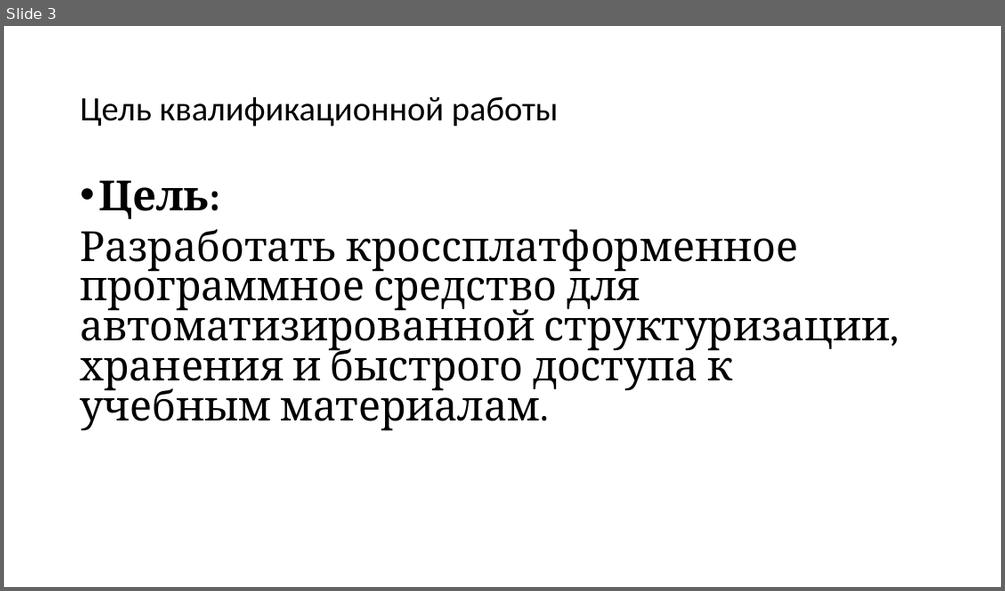
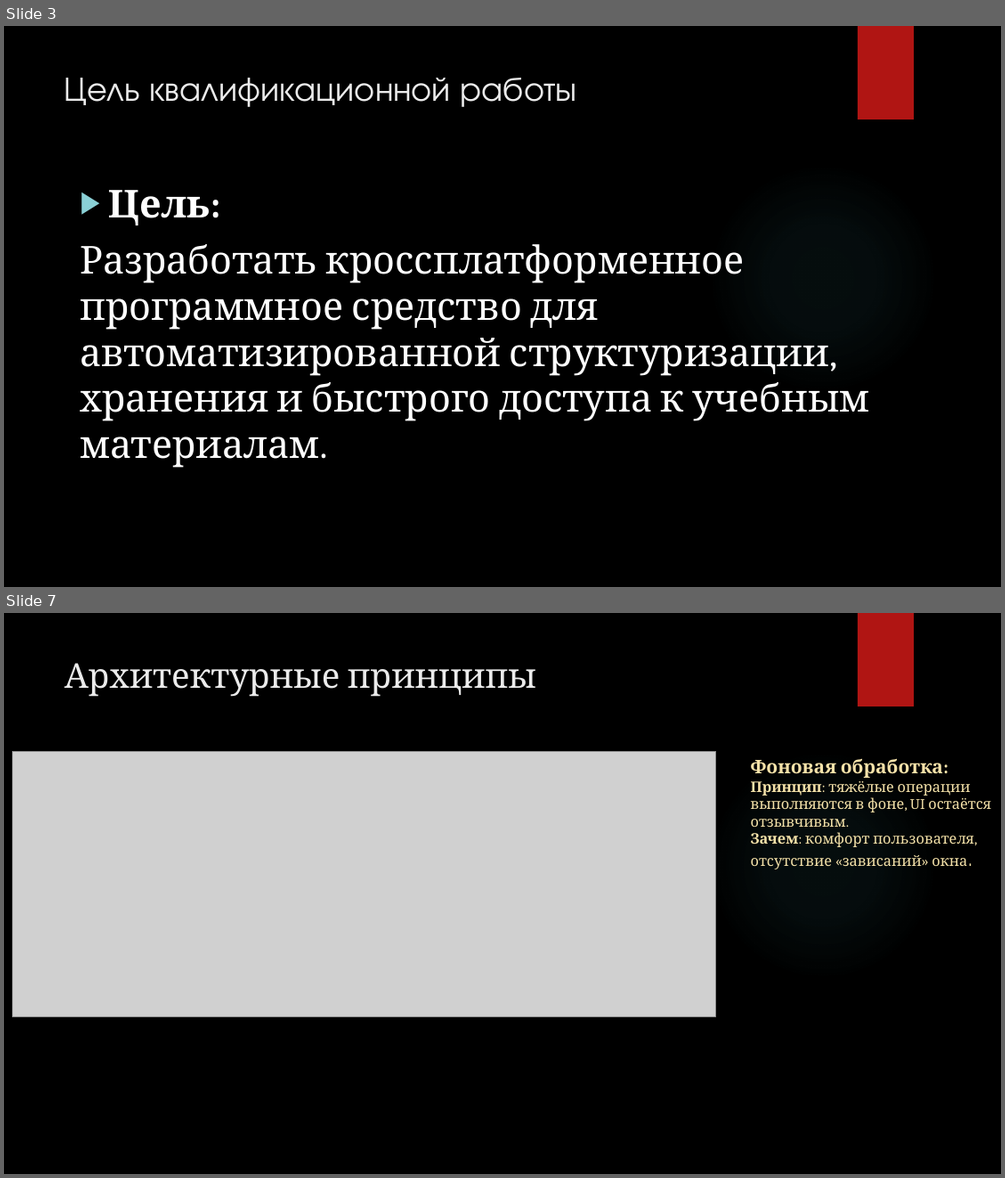
Before and after one commit to Ratilife/cheat_sheet5, a slide deck: docs/Диплом/Оригинал/Презинтация диплома.pptx. Shown one above the other, each under a label of ours: slide 3 before the commit, slides 3 and 7 after it; the slides between them are not shown. The pictures are 1005x591 and 1005x1178 pixels, drawn with LibreOffice and Linux fonts; fonts in the diff are those of the drawing; grey boxes stand for pictures; background and template pictures are left out. Boxes give left, top, right and bottom in pixels: in the first picture for what was removed or moved away, otherwise in the second. Text is boxed around its words. In the diff, an @@ line names an element or a change of style, - is before the commit and + after.

Commit message:
Подготовка дипломной работы

```diff
--- a/docs/Диплом/Оригинал/Презинтация диплома.pptx
+++ b/docs/Диплом/Оригинал/Презинтация диплома.pptx
@@ slide 7 added at (4, 613, 1001, 1174), background picture (left out); not listed: 2 template elements that a slide beside it also shows @@
@@ title added at (65, 663, 536, 697), 33 pt, text #EBEBEB @@
+Архитектурные принципы
@@ picture added at (12, 751, 716, 1016) @@
@@ text added at (751, 758, 991, 869), 14 pt, text #F5E2A9 @@
+Фоновая обработка:
+Принцип: тяжёлые операции выполняются в фоне, UI остаётся отзывчивым.
+Зачем: комфорт пользователя, отсутствие «зависаний» окна.
@@ slide 3 changed as well @@
@@ background #FFFFFF to picture (left out) @@
@@ rectangle added at (858, 26, 914, 119), fill #B01513 @@
@@ title "Цель квалификационной работы": place and size @@
-title "Цель квалификационной работы" at (80, 97, 558, 127)
+title "Цель квалификационной работы" at (65, 78, 577, 107)
@@ title "Цель квалификационной работы" at (65, 78, 577, 107): font Calibri to TeX Gyre Adventor, text colour #000000 to #EBEBEB; line spacing 0.9 to 1; vertical alignment middle to top @@
@@ text "Цель:" at (80, 190, 870, 467): size 40 to 37 pt, text colour #000000 to #FFFFFF; bullet • to ▶; line spacing 0.8 to 1 @@
@@ ellipse added at (708, 163, 938, 394), fill gradient #50B9C1 @@
```
Also in this commit, not shown: 11 other slides changed, 5 other slides added, 1 slide removed, 2 other files.
